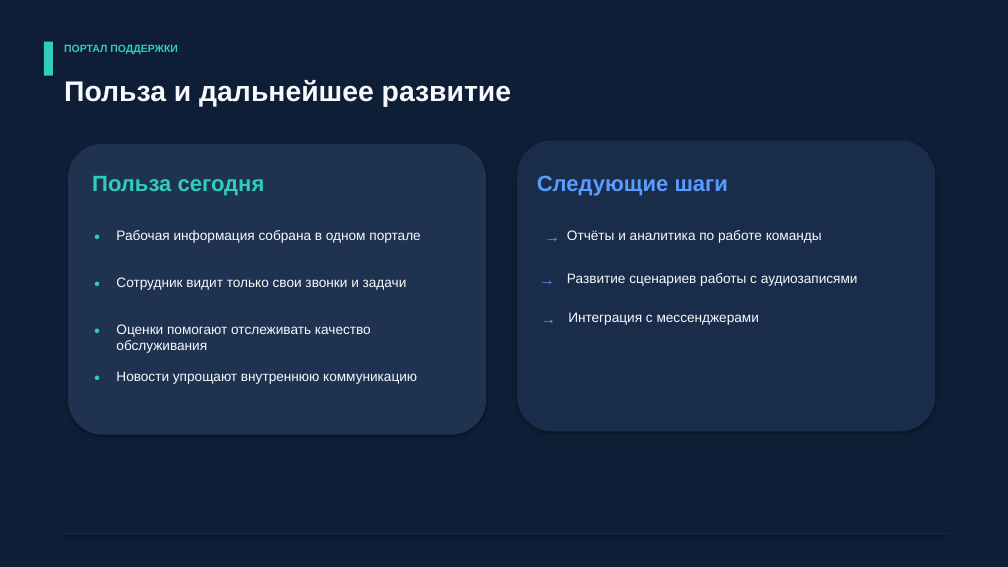
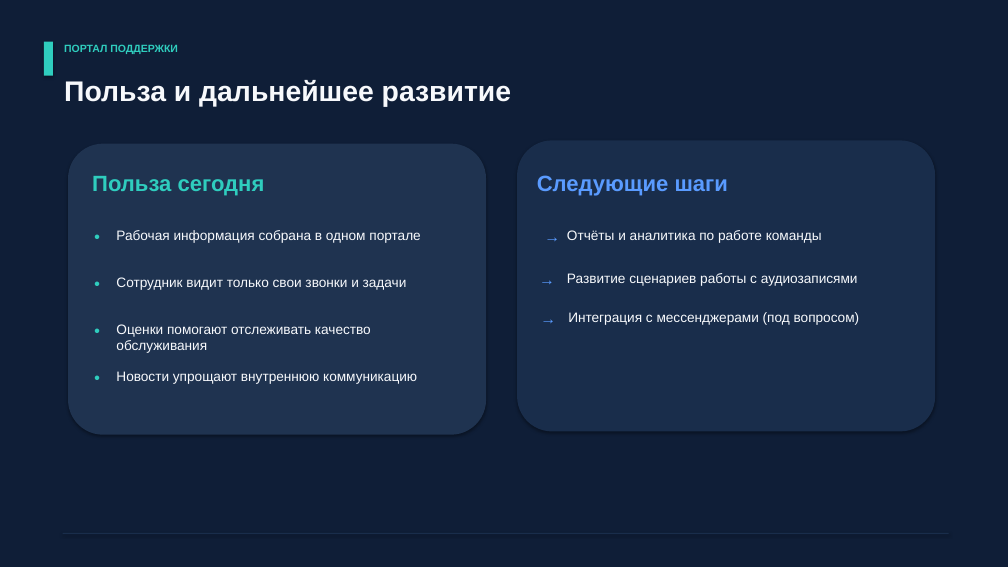
Before and after one commit to HopeSpirit/project_portal, a slide deck: slide 5 of презентация.pptx. Drawn at 1008x567 pixels with LibreOffice and Linux fonts; fonts in the diff are those of the drawing. Boxes give left, top, right and bottom in pixels: in the first picture for what was removed or moved away, otherwise in the second. Text is boxed around its words. In the diff, an @@ line names an element or a change of style, - is before the commit and + after.

```diff
--- a/презентация.pptx
+++ b/презентация.pptx
@@ text at (568,312,860,325): text changed @@
-Интеграция с мессенджерами
+Интеграция с мессенджерами (под вопросом)
```
Also in this commit, not shown: 3 other slides changed, 15 other files.
